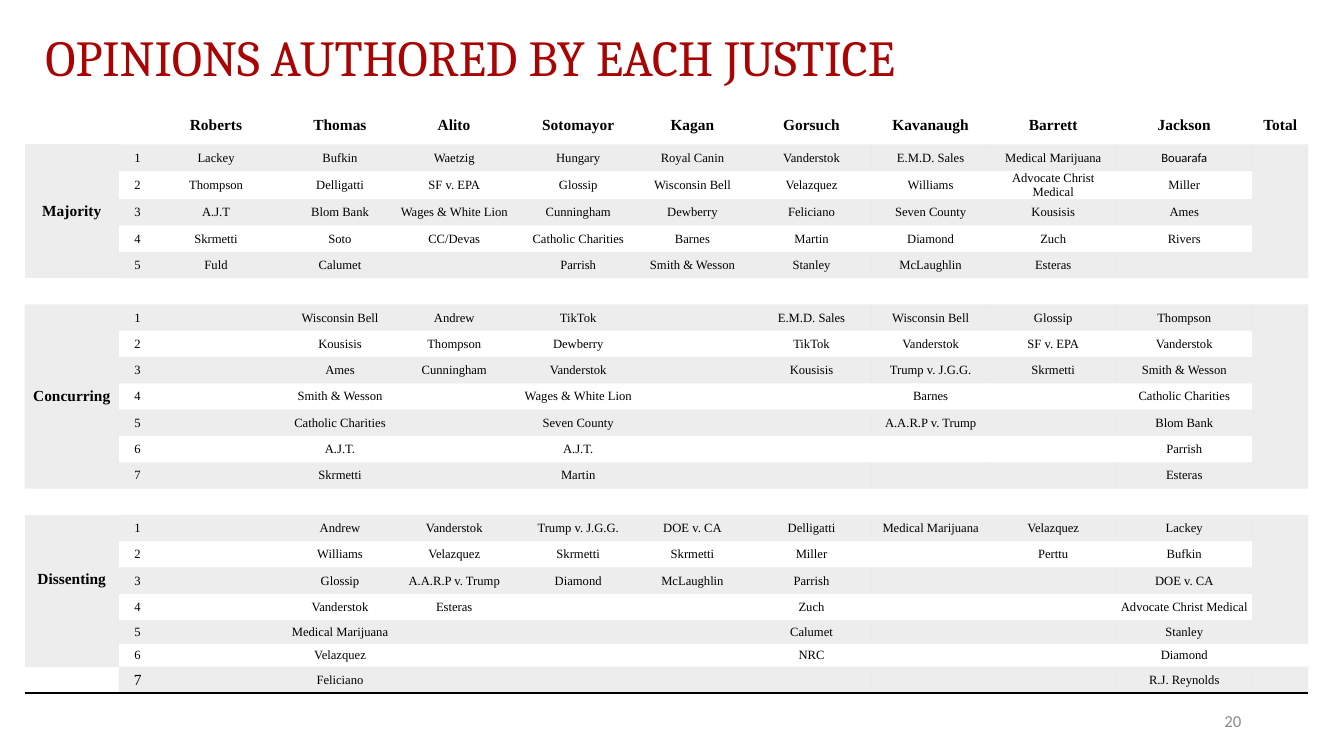
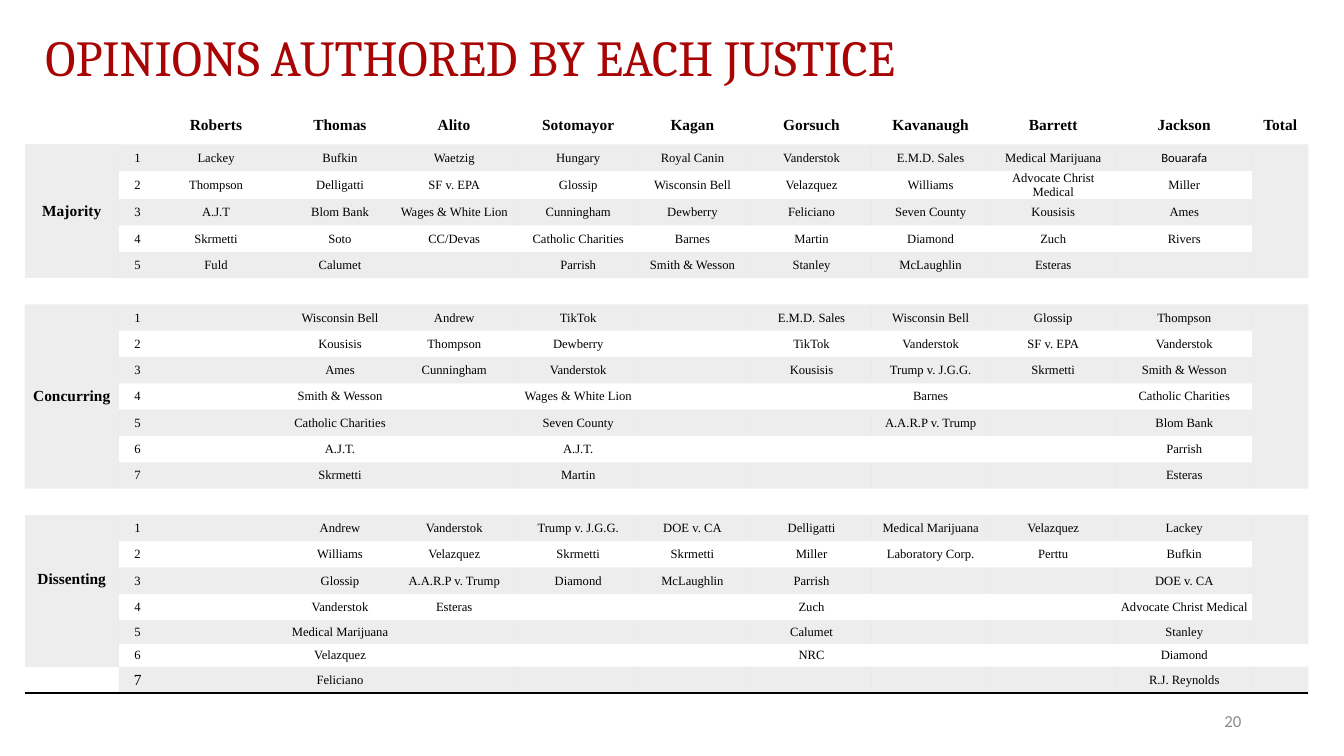
Before and after one commit to JakeTruscott/scotuswatch, a slide deck: slide 20 of Stat Reviews/OT24_StatReview/compilation/SCOTUSBlog/statpack_OT24.pptx. Drawn at 1344x756 pixels with LibreOffice and Linux fonts; fonts in the diff are those of the drawing. Boxes give left, top, right and bottom in pixels: in the first picture for what was removed or moved away, otherwise in the second. Text is boxed around its words. In the diff, an @@ line names an element or a change of style, - is before the commit and + after.

```diff
--- a/Stat Reviews/OT24_StatReview/compilation/SCOTUSBlog/statpack_OT24.pptx
+++ b/Stat Reviews/OT24_StatReview/compilation/SCOTUSBlog/statpack_OT24.pptx
@@ table at <box>25,106,1308,691</box> @@
-row 17, column 9: 
+row 17, column 9: Laboratory Corp.
```
Also in this commit, not shown: 5 other slides changed, 19 other files.
